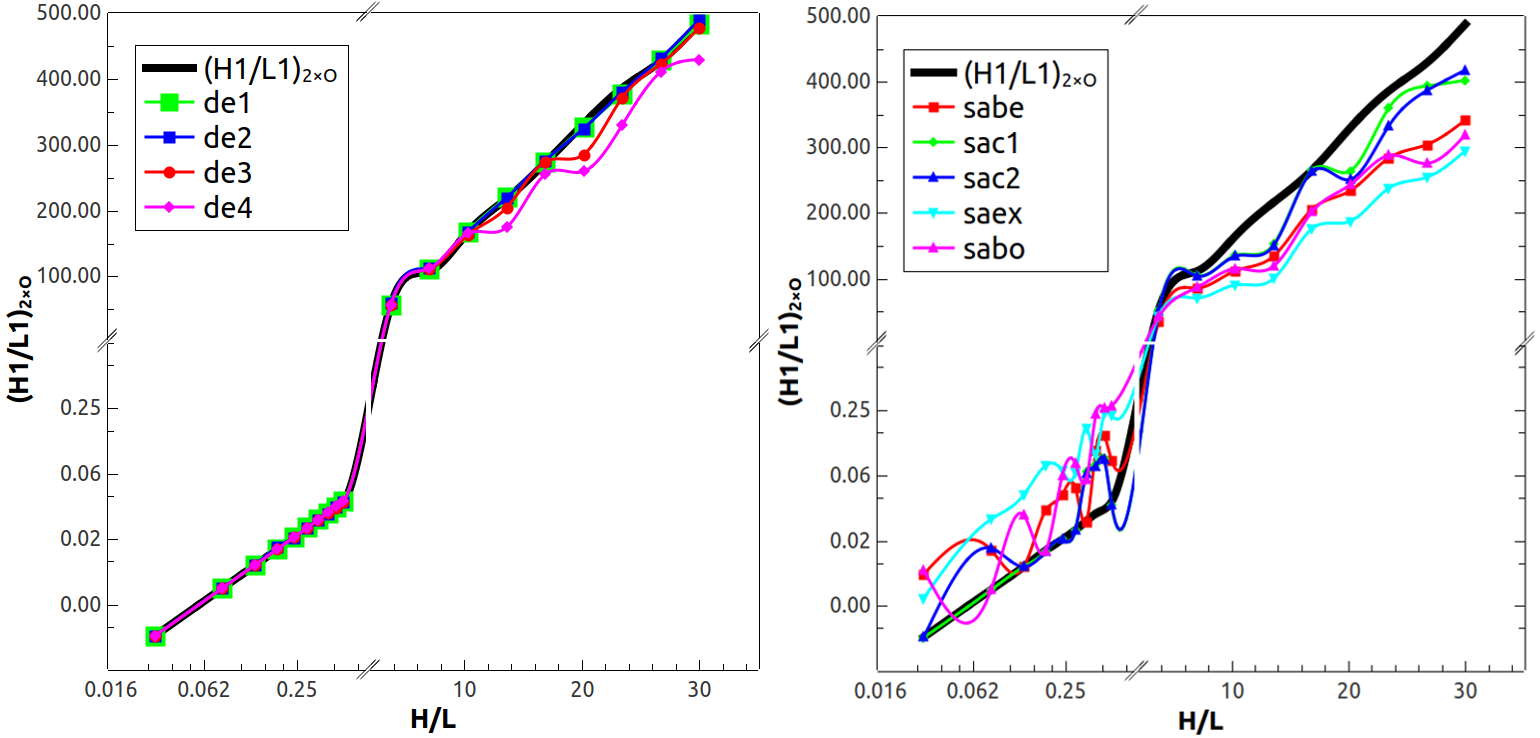
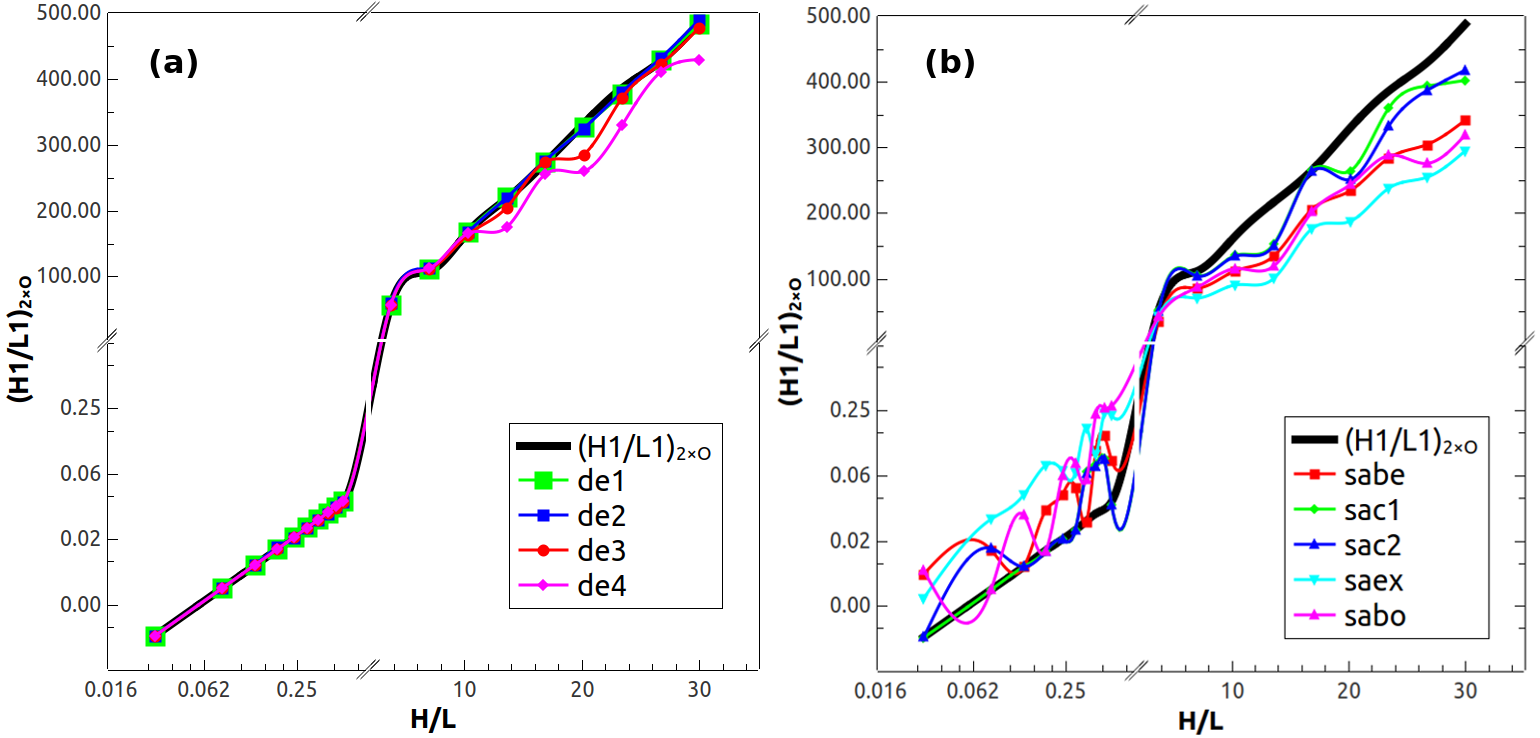
Two versions of the same layered image (1540px x 738px). Layer-by-layer changes:
added layer "leg_b" above "leg-a" over left=1283, top=416, right=1491, bottom=640
added layer "leg-a" above "b" over left=509, top=423, right=723, bottom=609
added layer "b" above "a" over left=926, top=49, right=974, bottom=78
added layer "a" above "sa" over left=150, top=49, right=197, bottom=78
painted on "sa" over left=902, top=49, right=1110, bottom=273
painted on "g_hl_h1l1_1.png" over left=135, top=45, right=349, bottom=231
added layer "fundo" over left=135, top=45, right=1491, bottom=640
